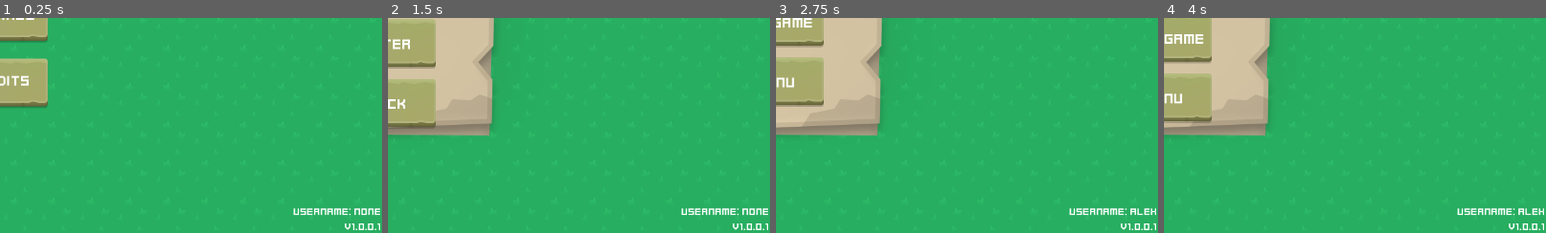
Above: before the commit, frames 1-4 (left to right).
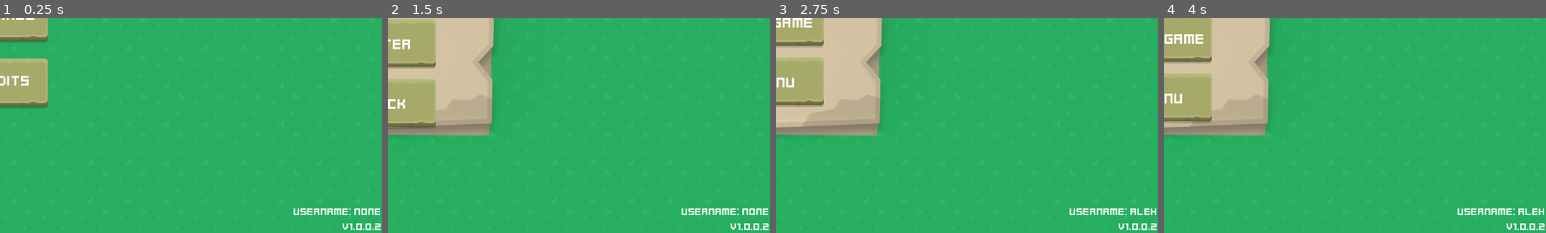
Above: after the commit, the same moments.

Repository: Sparrowworks/Left2Die
Game: Godot game, scene res://src/MainMenu/MainMenu.tscn
Same seed, same stepped clock (60 frames per second), same inputs: the game is played once before the commit and once after it. Sound files missing from this copy of the repository are replaced by a short silence.
Inputs (mouse positions are % of the whole screen's width and height, from its top left):
- Up to frame 1 (0.25 s): no input
- Up to frame 2 (1.5 s): click "Play game" at 0.5 s; click (50, 46) at 1.27 s; type "Alex" at 1.35 s
- Up to frame 3 (2.75 s): click "ENTER" at 2 s
- Up to frame 4 (4 s): click "HOST GAME" at 2.75 s; click (50, 36) at 3.52 s; type "12" at 3.6 s
The pictures show only the part of the screen within x 50-100%, y 50-100%; the shares and areas given below are measured in that part.

The runs differ from the first frame. In frame 1, 0.2% of the frame differs, in the area x 89-100%, y 95-99%; in frame 2, 0.2%; in frame 3, 0.2%; in frame 4, 0.2%.

Commit message:
Added checks for empty port number and ip address

Diff:
--- a/project.godot
+++ b/project.godot
@@ -11,7 +11,7 @@
 [application]
 
 config/name="Left2Die"
-config/version="1.0.0.1"
+config/version="1.0.0.2"
 run/main_scene="res://src/MainMenu/MainMenu.tscn"
 config/features=PackedStringArray("4.3", "GL Compatibility")
 config/icon="res://icon.svg"
--- a/src/MainMenu/JoinMenu/join_menu.gd
+++ b/src/MainMenu/JoinMenu/join_menu.gd
@@ -15,6 +15,16 @@
 
 func _on_join_button_pressed() -> void:
 	menu.button_click.play()
+
+	if ip_edit.text == "":
+		var popup: MessagePopup = Messenger.create_popup("Invalid IP", "The IP address cannot be empty.")
+		add_child(popup)
+		return
+
+	if port_edit.text == "":
+		var popup: MessagePopup = Messenger.create_popup("Invalid Port", "The port number cannot be empty.")
+		add_child(popup)
+		return
 
 	var error: Error = Lobby.create_client(ip_edit.text, int(port_edit.text))
 	if error != OK:
--- a/src/MainMenu/LobbyCreate/lobby_create.gd
+++ b/src/MainMenu/LobbyCreate/lobby_create.gd
@@ -13,7 +13,13 @@
 func _on_host_button_pressed() -> void:
 	menu.button_click.play()
 
+	if port_edit.text == "":
+		var popup: MessagePopup = Messenger.create_popup("Invalid Port", "The port number cannot be empty.")
+		add_child(popup)
+		return
+
 	var error: Error = Lobby.create_server(int(port_edit.text),player_amount_field.value)
+	print(error)
 	if error == OK:
 		game_created.emit()
 	else:
--- a/src/Network/Lobby.gd
+++ b/src/Network/Lobby.gd
@@ -53,7 +53,7 @@
 
 	var error: Error = peer.create_server(lobby_port, lobby_max)
 	if error != OK:
-		printerr("Cannot host due to error",error)
+		printerr("Cannot host due to error ",error)
 		return error
 
 	peer.get_host().compress(ENetConnection.COMPRESS_RANGE_CODER)
@@ -69,7 +69,7 @@
 
 	var error: Error = peer.create_client(lobby_ip, lobby_port)
 	if error != OK:
-		printerr("Cannot host due to error",error)
+		printerr("Cannot host due to error ",error)
 		return error
 
 	peer.get_host().compress(ENetConnection.COMPRESS_RANGE_CODER)
--- a/src/Network/MessagePopup/MessagePopup.tscn
+++ b/src/Network/MessagePopup/MessagePopup.tscn
@@ -92,7 +92,7 @@
 grow_vertical = 2
 theme_override_fonts/font = ExtResource("3_xx6yb")
 theme_override_font_sizes/font_size = 26
-text = "LEAVE"
+text = "OK"
 horizontal_alignment = 1
 vertical_alignment = 1
 
